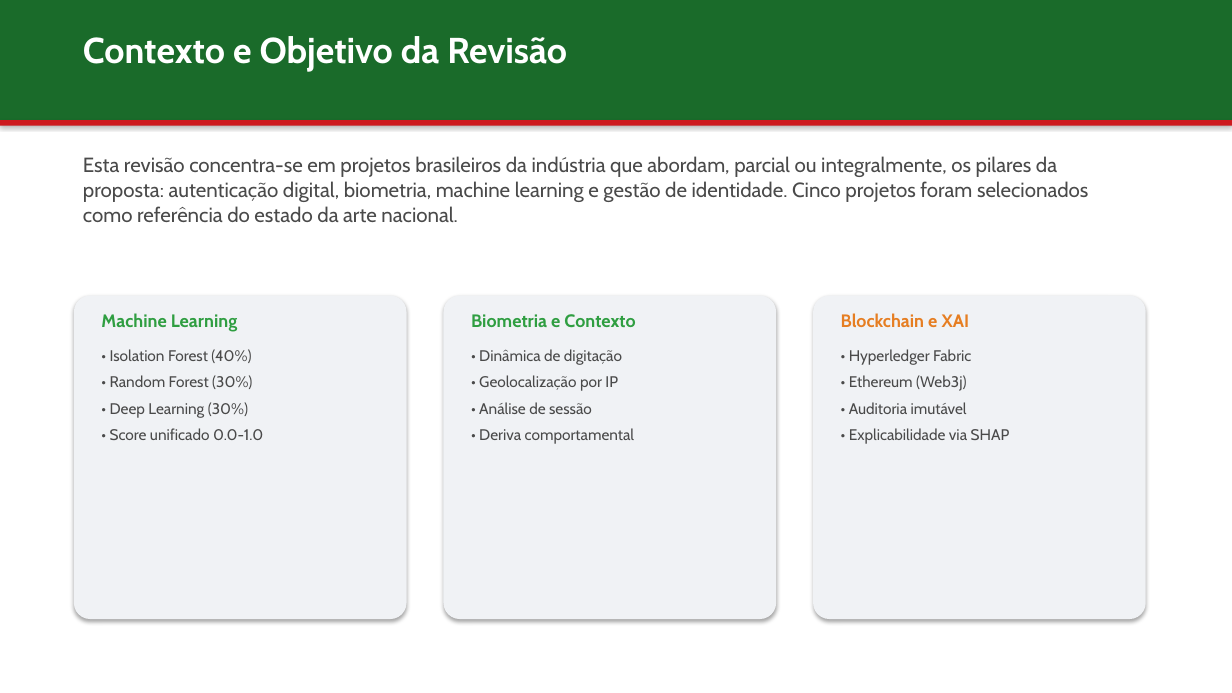
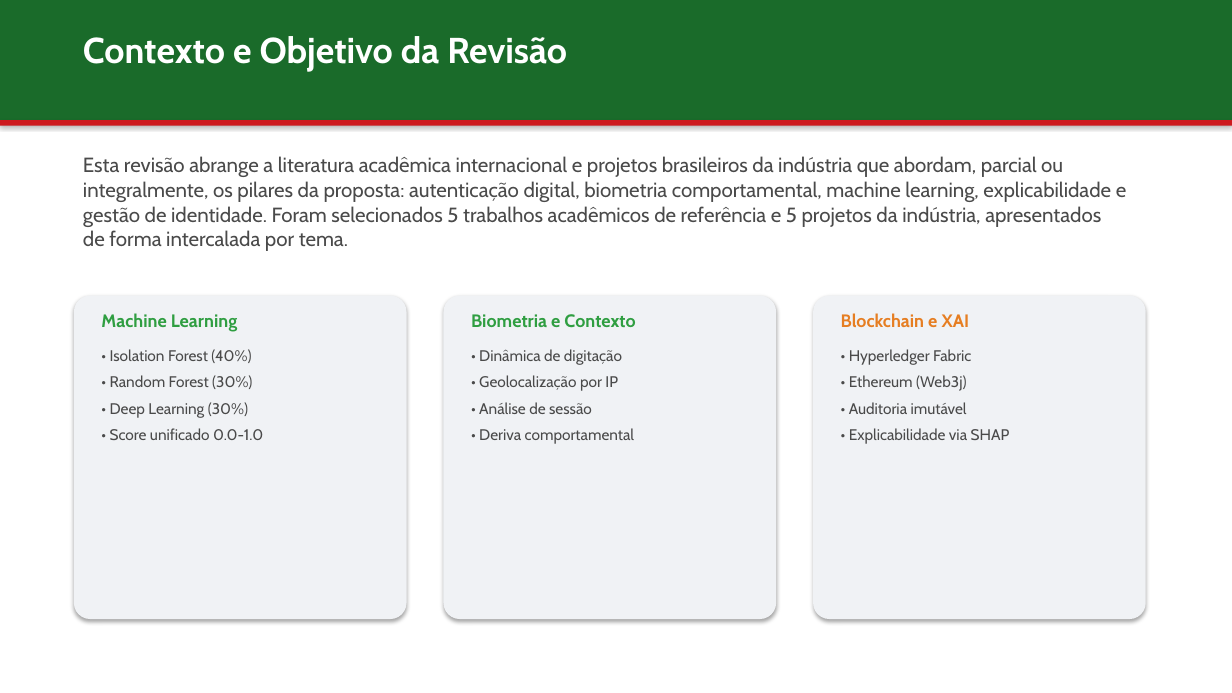
Before and after one commit to jgbcientista/gestao-autonomo, a slide deck: slide 2 of docs/trabalhos-relacionados.pptx (slide 3 before the commit). Drawn at 1232x693 pixels with LibreOffice and Linux fonts; fonts in the diff are those of the drawing. Boxes give left, top, right and bottom in pixels: in the first picture for what was removed or moved away, otherwise in the second. Text is boxed around its words. In the diff, an @@ line names an element or a change of style, - is before the commit and + after.

```diff
--- a/docs/trabalhos-relacionados.pptx
+++ b/docs/trabalhos-relacionados.pptx
@@ text at (83, 156, 1127, 251): text changed @@
-Esta revisão concentra-se em projetos brasileiros da indústria que abordam, parcial ou integralmente, os pilares da proposta: autenticação digital, biometria, machine learning e gestão de identidade. Cinco projetos foram selecionados como referência do estado da arte nacional.
+Esta revisão abrange a literatura acadêmica internacional e projetos brasileiros da indústria que abordam, parcial ou integralmente, os pilares da proposta: autenticação digital, biometria comportamental, machine learning, explicabilidade e gestão de identidade. Foram selecionados 5 trabalhos acadêmicos de referência e 5 projetos da indústria, apresentados de forma intercalada por tema.
```
Also in this commit, not shown: 4 other slides changed, 4 slides added, 7 slides removed.
